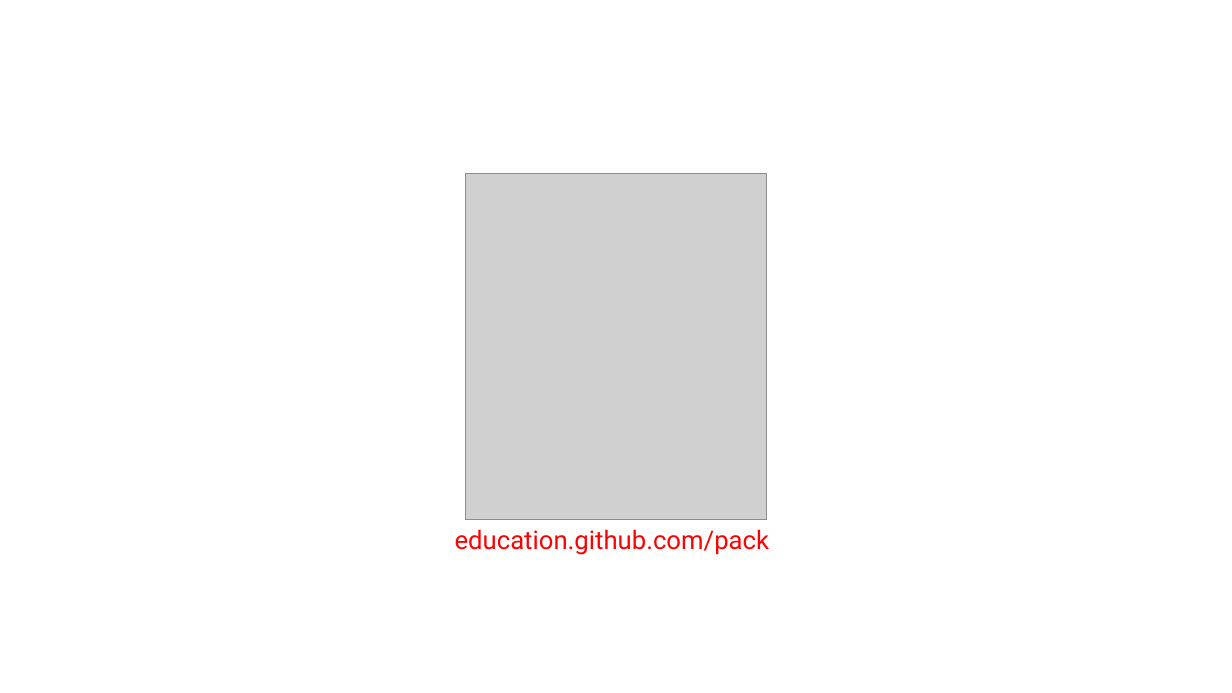
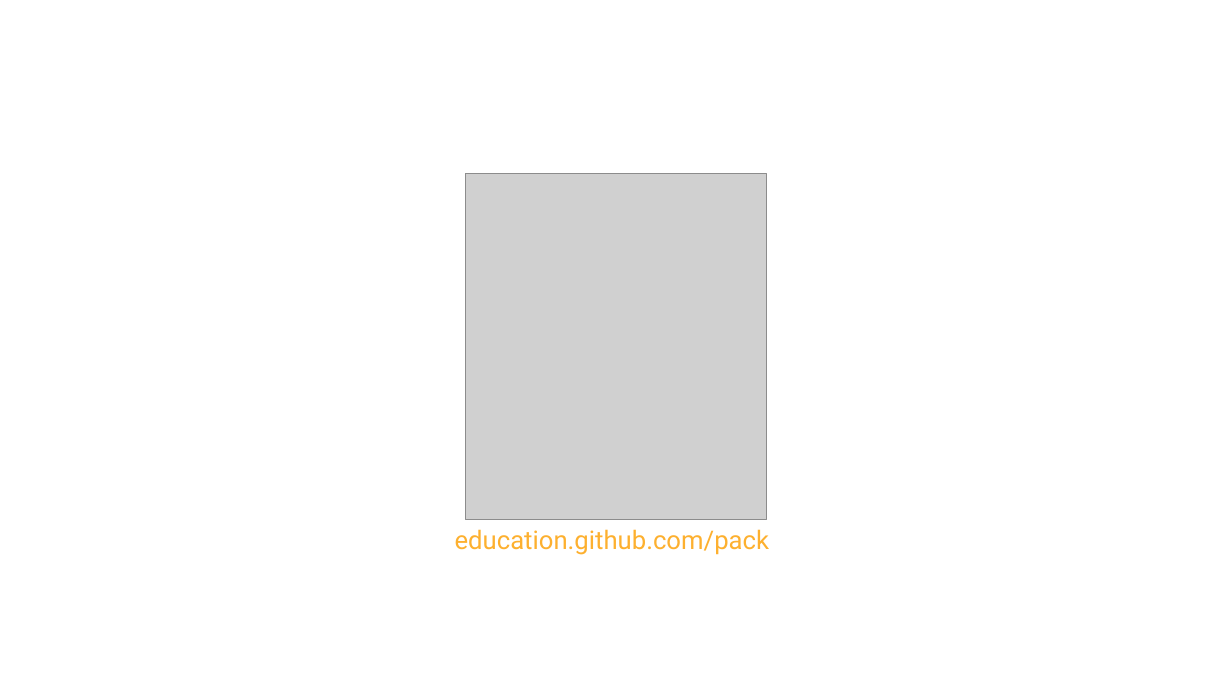
Before and after one commit to cimadev/PlaticasTalleres, a slide deck: slide 43 of 2017/dec_7_Git_GitHub_WorkShop/DGO.pptx (slide 40 before the commit). Drawn at 1232x693 pixels with LibreOffice and Linux fonts; fonts in the diff are those of the drawing; grey boxes stand for pictures. Boxes give left, top, right and bottom in pixels: in the first picture for what was removed or moved away, otherwise in the second. Text is boxed around its words. In the diff, an @@ line names an element or a change of style, - is before the commit and + after.

```diff
--- a/2017/dec_7_Git_GitHub_WorkShop/DGO.pptx
+++ b/2017/dec_7_Git_GitHub_WorkShop/DGO.pptx
@@ text "education.github.com/pack" at [455, 529, 770, 555]: text colour #FF0000 to #FDB02F @@
```
Also in this commit, not shown: 7 other slides changed, 5 slides added, 1 slide removed.
